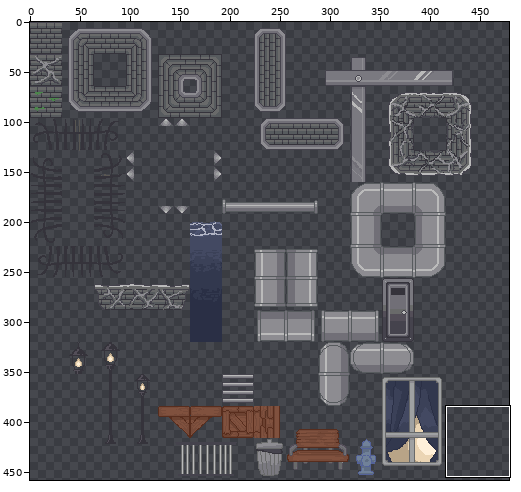
One commit to this sprite sheet: sprites/environment_sheet.png. Above, an overview of the earlier version with the close-up marked.
Close-up. Old version:
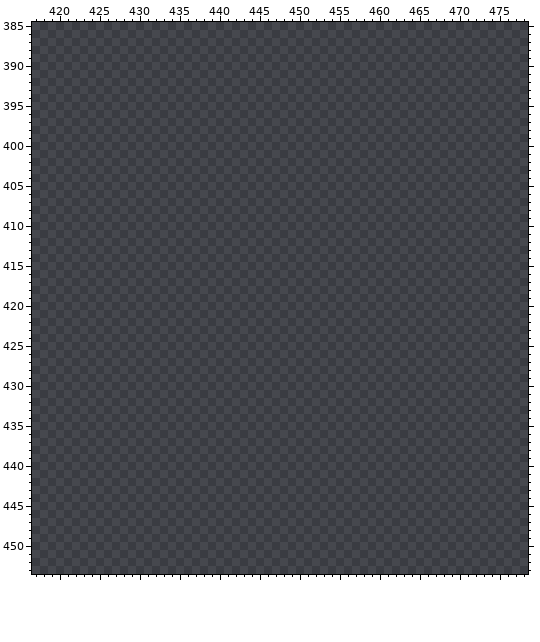
The file is 480x480 pixels. Colours within 5 levels of each other are drawn and written as one. Shown: x 417..478, y 385..453. The wide view leaves out empty margins. The commit also changed other parts of the picture, which this record leaves out.
Palette (. is transparent): 
Pixels before (only the part around the change), first column x 419:
385 ............................................................
386 ............................................................
387 ............................................................
388 ............................................................
389 ............................................................
390 ............................................................
391 ............................................................
392 ............................................................
393 ............................................................
394 ............................................................
395 ............................................................
396 ............................................................
397 ............................................................
398 ............................................................
399 ............................................................
400 ............................................................
401 ............................................................
402 ............................................................
403 ............................................................
404 ............................................................
405 ............................................................
406 ............................................................
407 ............................................................
408 ............................................................
409 ............................................................
410 ............................................................
411 ............................................................
412 ............................................................
413 ............................................................
414 ............................................................
415 ............................................................
416 ............................................................
417 ............................................................
418 ............................................................
419 ............................................................
420 ............................................................
421 ............................................................
422 ............................................................
423 ............................................................
424 ............................................................
425 ............................................................
426 ............................................................
427 ............................................................
428 ............................................................
429 ............................................................
430 ............................................................
431 ............................................................
432 ............................................................
433 ............................................................
434 ............................................................
435 ............................................................
436 ............................................................
437 ............................................................
438 ............................................................
439 ............................................................
440 ............................................................
441 ............................................................
442 ............................................................
443 ............................................................
444 ............................................................
445 ............................................................
446 ............................................................
447 ............................................................
448 ............................................................
449 ............................................................
450 ............................................................
451 ............................................................
452 ............................................................
453 ............................................................
After:
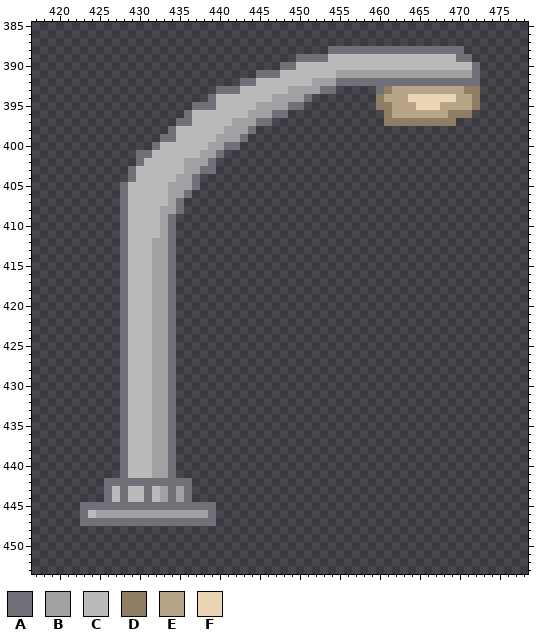
Colours new in this view: A #716f77  B #9fa1a2  C #bababa  D #8f7d64  E #b8a487  F #ebd5b4
Edits made:
Changed rows in their new state; - is an unchanged pixel.
first column x 423:
388 -------------------------------AAAAAAAAAAAAAAAAA--
389 ---------------------------AAAACCCCCCCCCCCCCCCCAA-
390 -------------------------AACCCCCCCCCCCCCCCCCCCCCCA
391 ----------------------AAACCCCCCCBBBBBBBBBBBBBBBBBA
392 --------------------AACCCCCCCBBBAAAAAAAAAAAAAAAAAA
393 -----------------AAACCCCCCBBBBAA-----ADEEEEEEEEEDD
394 ----------------ACCCCCCCBBBBA--------DEEEFFFFFFEED
395 --------------AAACCCCCBBBBAA---------DDEEEFFFEEEED
396 -------------ACCCCCCCBBBAA------------DEEEEEEEDDD-
397 ------------AACCCCCBBBAA--------------DDDDDDDDD---
398 -----------ACCCCCCBBBA----------------------------
399 ----------AACCCCCBBBA-----------------------------
400 ---------ACCCCCCBBAA------------------------------
401 -------AACCCCCCBBA--------------------------------
402 -------ACCCCCBBBA---------------------------------
403 ------ACCCCCCBBAA---------------------------------
404 ------ACCCCCBBA-----------------------------------
405 -----ACCCCCBBBA-----------------------------------
406 -----ACCCCCBBA------------------------------------
407 -----ACCCCCBA-------------------------------------
408 -----ACCCCBBA-------------------------------------
409 -----ACCCCBA--------------------------------------
410 -----ACCCCBA--------------------------------------
411 -----ACCCCBA--------------------------------------
412 -----ACCCBBA--------------------------------------
413 -----ACCCBBA--------------------------------------
414 -----ACCCBBA--------------------------------------
415 -----ACCCBBA--------------------------------------
416 -----ACCCBBA--------------------------------------
417 -----ACCCBBA--------------------------------------
418 -----ACCCBBA--------------------------------------
419 -----ACCCBBA--------------------------------------
420 -----ACCCBBA--------------------------------------
421 -----ACCCBBA--------------------------------------
422 -----ACCCBBA--------------------------------------
423 -----ACCCBBA--------------------------------------
424 -----ACCCBBA--------------------------------------
425 -----ACCCBBA--------------------------------------
426 -----ACCCBBA--------------------------------------
427 -----ACCCBBA--------------------------------------
428 -----ACCCBBA--------------------------------------
429 -----ACCCBBA--------------------------------------
430 -----ACCCBBA--------------------------------------
431 -----ACCCBBA--------------------------------------
432 -----ACCCBBA--------------------------------------
433 -----ACCCBBA--------------------------------------
434 -----ACCCBBA--------------------------------------
435 -----ACCCBBA--------------------------------------
436 -----ACCCBBA--------------------------------------
437 -----ACCCBBA--------------------------------------
438 -----ACCCBBA--------------------------------------
439 -----ACCCBBA--------------------------------------
440 -----ACCCBBA--------------------------------------
441 -----ACCCBBA--------------------------------------
442 ---AAAAAAAAAAA------------------------------------
443 ---ACACCACBABA------------------------------------
444 ---ACACCACBABA------------------------------------
445 AAAAAAAAAAAAAAAAA---------------------------------
446 ACBBBBBBBBBBBBBBA---------------------------------
447 AAAAAAAAAAAAAAAAA---------------------------------
Boxes around the changes in both close-ups, in picture pixels (x1, y1, x2, y2):
added: (80, 46, 480, 526)
